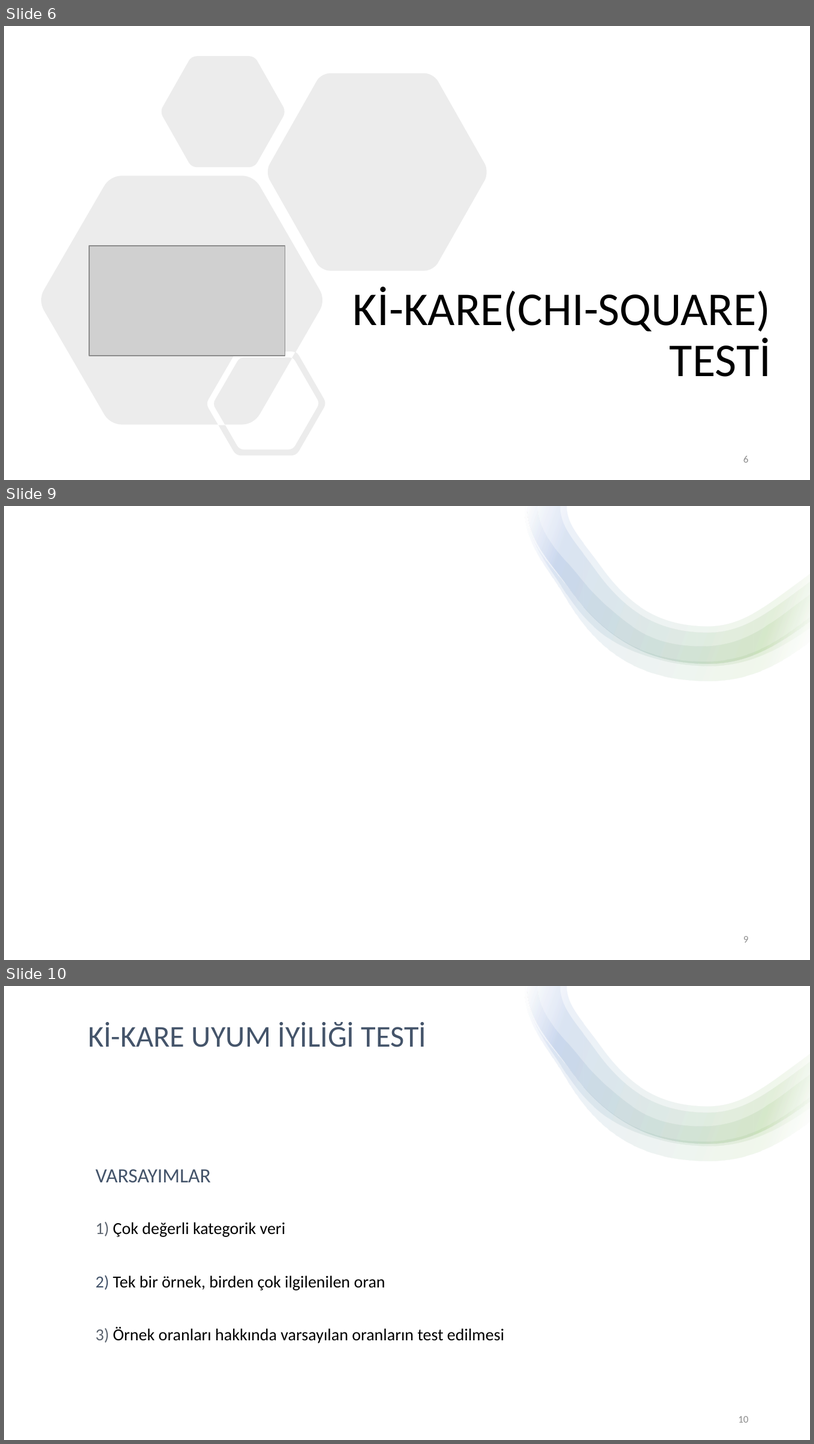
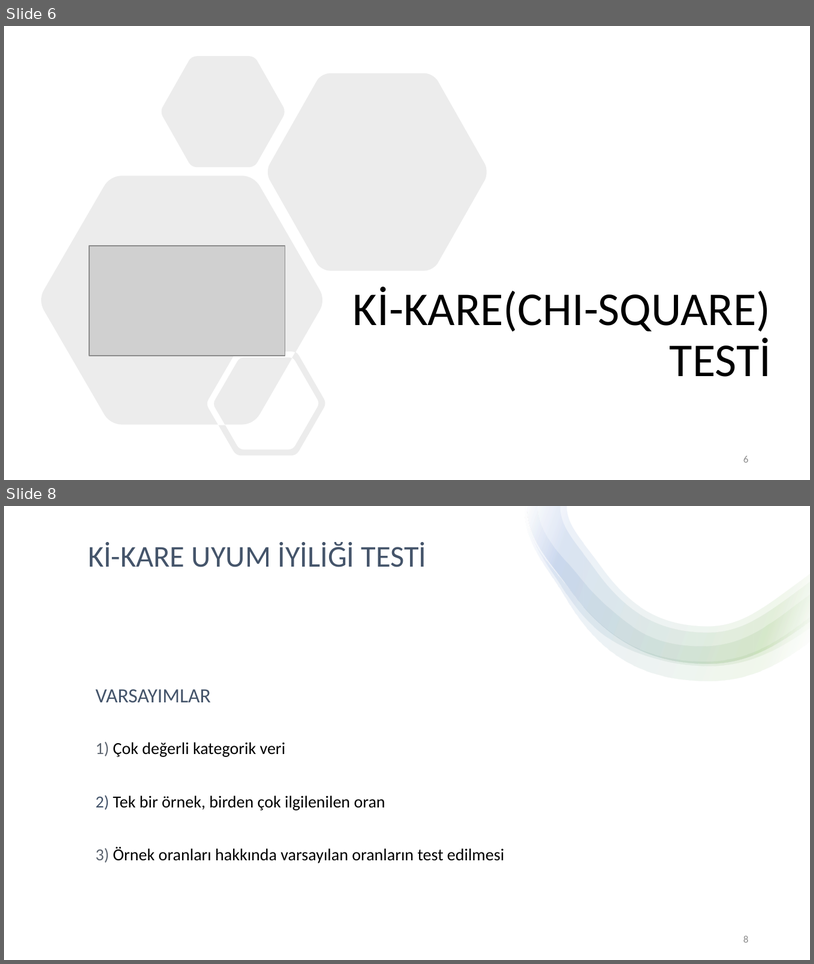
Before and after one commit to chnmzrkgithub/seminer, a slide deck: cihan.pptx. Shown one above the other, each under a label of ours: slides 6, 9 and 10 before the commit, slides 6 and 8 after it; the slides between them are not shown. The pictures are 814x1444 and 814x964 pixels, drawn with LibreOffice and Linux fonts; fonts in the diff are those of the drawing; grey boxes stand for pictures. Boxes give left, top, right and bottom in pixels: in the first picture for what was removed or moved away, otherwise in the second. Text is boxed around its words. In the diff, an @@ line names an element or a change of style, - is before the commit and + after.

```diff
--- a/cihan.pptx
+++ b/cihan.pptx
@@ slide 9 removed at [4, 506, 810, 960], background #FFFFFF @@
@@ rectangle removed at [4, 506, 810, 960] @@
@@ group removed at [524, 506, 810, 681]: 4 freeform shapes @@
@@ page number removed at [744, 936, 749, 942] @@
-9
@@ what was slide 10 is now slide 8 @@
@@ page number at [744, 935, 749, 942]: text changed @@
-10
+8
```
Also in this commit, not shown: 6 slides changed, 1 slide added, 1 other slide removed.
